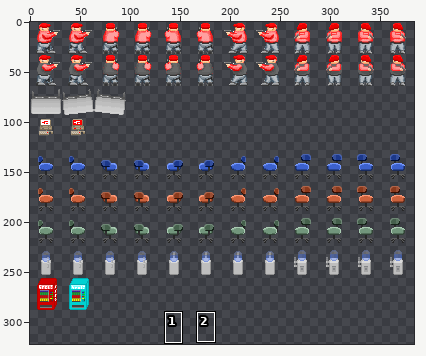
One commit to this sprite sheet: data/art/MOB_TILESET.png. Above, an overview of the earlier version with the close-up marked.
Close-up. Before:
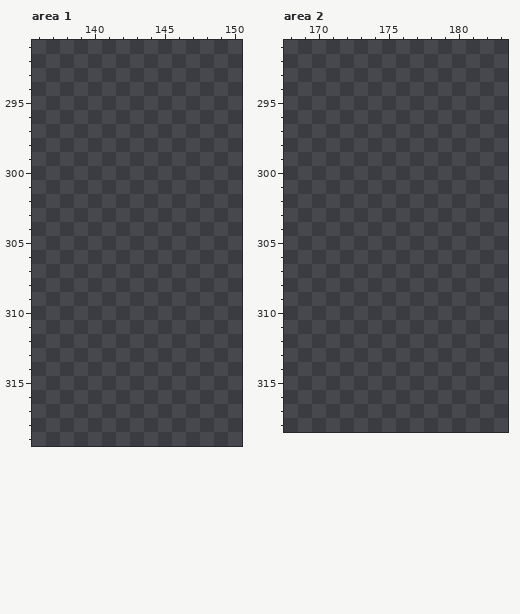
The file is 384x512 pixels. Pixels under 10% opacity are left out. Colours within 5 levels of each other are drawn and written as one. Shown: area 1: x 136..150, y 291..319; area 2: x 168..183, y 291..318. The wide view leaves out empty margins. The commit also changed other parts of the picture, which this record leaves out.
New version:
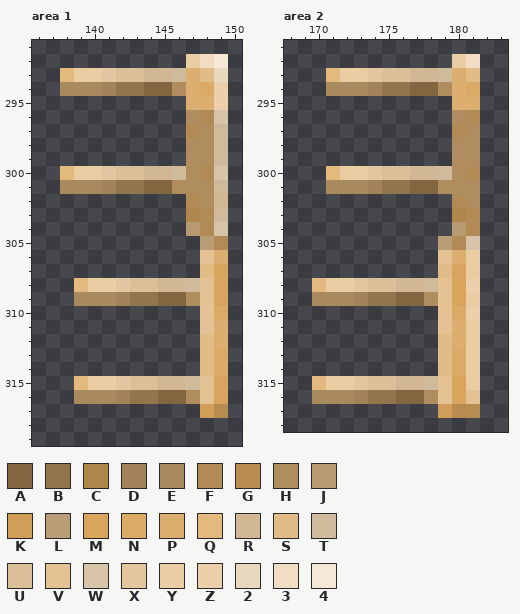
Palette (. is transparent): A #816640  B #92744d  C #af864c  D #a3835a  E #a9895e  F #b18a56  G #b88c50  H #af8d5e  J #b79a71  K #d09e59  L #b99d77  M #d8a55e  N #daaa67  P #dcae6f  Q #e3b97e  R #d1b794  S #e2bc87  T #d0ba9c  U #dbbf99  V #e5c293  W #d7c3a8  X #e3c69f  Y #ebcda4  Z #ebd0ab  2 #e9d7be  3 #f0ddc3  4 #f5e8d6
Diff:
--- area 1
@@ x 136..150 @@
 291 ...............
-292 ...............
-293 ...............
-294 ...............
-295 ...............
-296 ...............
-297 ...............
-298 ...............
-299 ...............
-300 ...............
-301 ...............
-302 ...............
-303 ...............
-304 ...............
-305 ...............
-306 ...............
-307 ...............
-308 ...............
-309 ...............
-310 ...............
-311 ...............
-312 ...............
-313 ...............
-314 ...............
-315 ...............
-316 ...............
-317 ...............
+292 ...........Y34.
+293 ..QYYXUURRTPS2.
+294 ..EEEDBBAAHPNZ.
+295 ...........PPZ.
+296 ...........HFW.
+297 ...........FHT.
+298 ...........HHT.
+299 ...........HHT.
+300 ..QYYXUURRTHFW.
+301 ..EEEDBBAAHHHT.
+302 ...........FHR.
+303 ...........CFT.
+304 ...........JFW.
+305 ............LF.
+306 ............VP.
+307 ............SM.
+308 ...QYYXUURRTVM.
+309 ...EEEDBBAAHVM.
+310 ............VN.
+311 ............VP.
+312 ............SP.
+313 ............SN.
+314 ............SN.
+315 ...QYYXUURRTVM.
+316 ...EEEDBBAAHVM.
+317 ............KG.
 318 ...............
--- area 2
@@ x 168..183 @@
 291 ................
-292 ................
-293 ................
-294 ................
-295 ................
-296 ................
-297 ................
-298 ................
-299 ................
-300 ................
-301 ................
-302 ................
-303 ................
-304 ................
-305 ................
-306 ................
-307 ................
-308 ................
-309 ................
-310 ................
-311 ................
-312 ................
-313 ................
-314 ................
-315 ................
-316 ................
-317 ................
+292 ............Y3..
+293 ...QYYXUURRTPS..
+294 ...EEEDBBAAHPN..
+295 ............PP..
+296 ............HF..
+297 ............FH..
+298 ............HH..
+299 ............HH..
+300 ...QYYXUURRTHF..
+301 ...EEEDBBAAHHH..
+302 ............FH..
+303 ............CF..
+304 ............JF..
+305 ...........LFW..
+306 ...........VPY..
+307 ...........SMY..
+308 ..QYYXUURRTVMZ..
+309 ..EEEDBBAAHVMY..
+310 ...........VNZ..
+311 ...........VPY..
+312 ...........SPY..
+313 ...........SNY..
+314 ...........SNY..
+315 ..QYYXUURRTVMY..
+316 ..EEEDBBAAHVMV..
+317 ...........KGG..
 318 ................
Boxes around the changes in both close-ups, in picture pixels (x1, y1, x2, y2):
added: (60, 54, 228, 418)
added: (312, 54, 480, 418)
